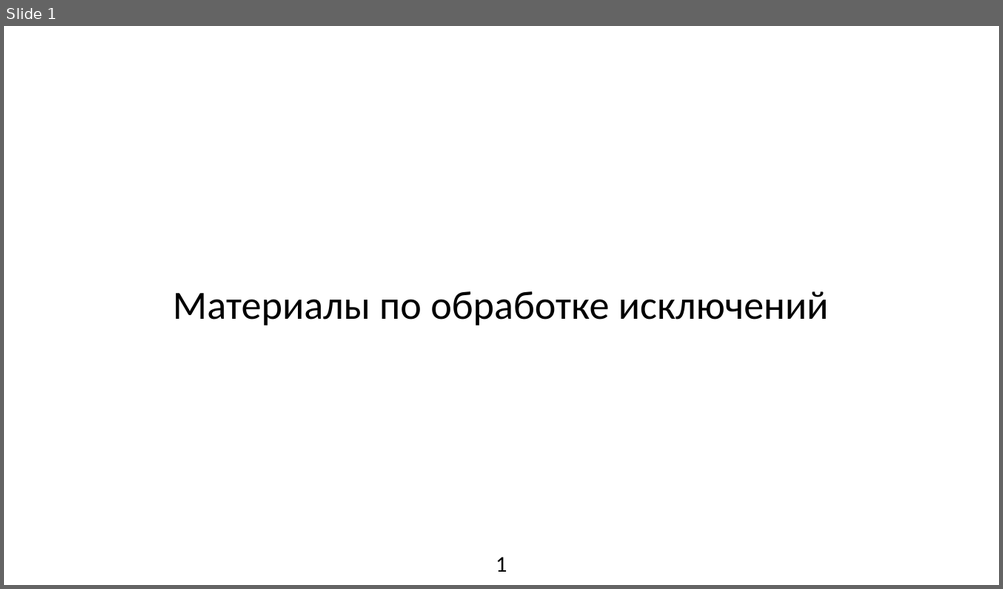
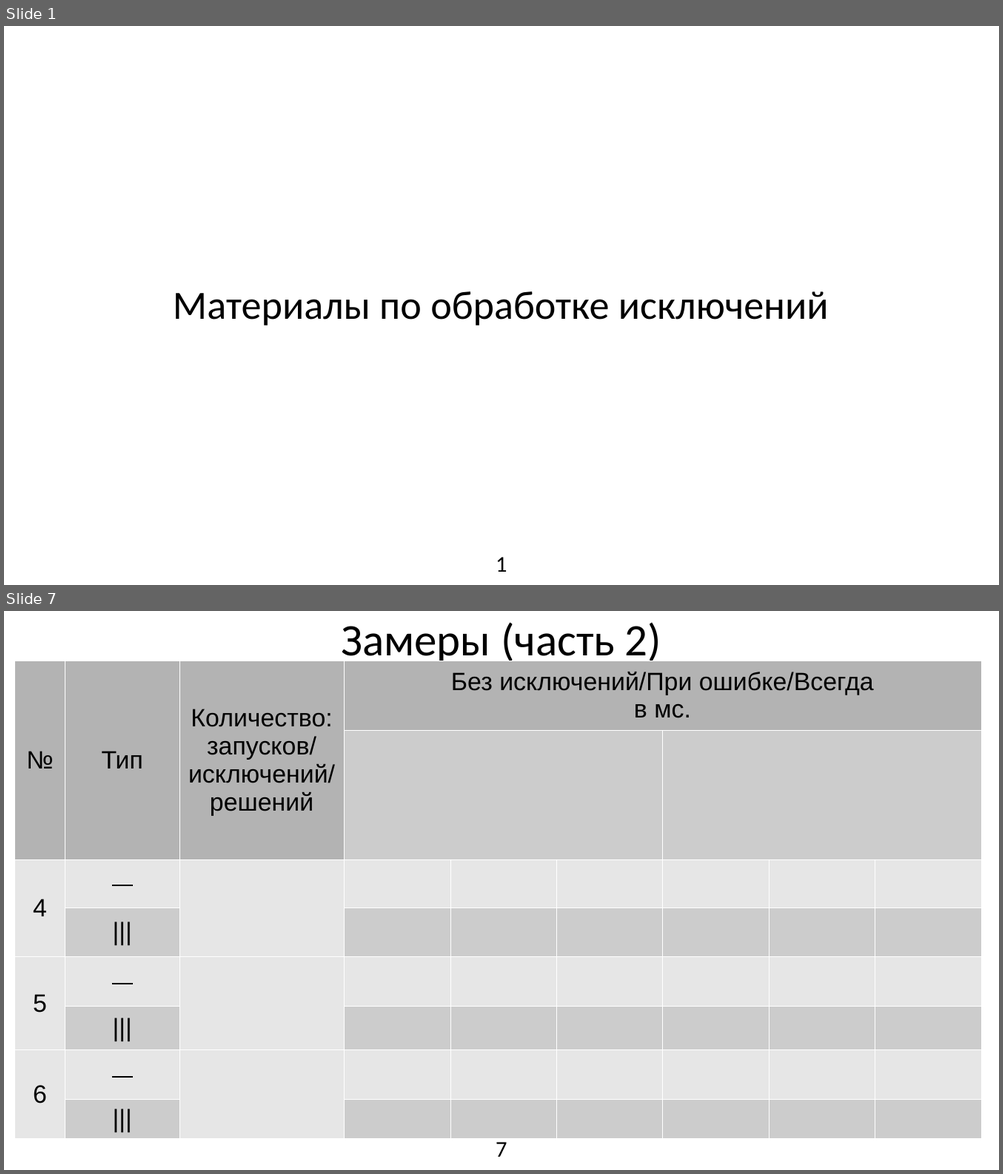
Before and after one commit to Leartiz/exception_research, a slide deck: about/presentation.odp. Shown one above the other, each under a label of ours: slide 1 before the commit, slides 1 and 7 after it; the slides between them are not shown. The pictures are 1003x589 and 1003x1174 pixels, drawn with LibreOffice and Linux fonts; fonts in the diff are those of the drawing. Boxes give left, top, right and bottom in pixels: in the first picture for what was removed or moved away, otherwise in the second. Text is boxed around its words. In the diff, an @@ line names an element or a change of style, - is before the commit and + after.

```diff
--- a/about/presentation.odp
+++ b/about/presentation.odp
@@ slide 7 added at (x1=4, y1=611, x2=999, y2=1170), background #FFFFFF @@
@@ title added at (x1=341, y1=622, x2=661, y2=666), 36 pt, text #000000 @@
+Замеры (часть 2)
@@ table added at (x1=15, y1=661, x2=983, y2=1125), 8 rows, 9 columns @@
+№ | Тип | Количество: / запусков/ / исключений/ / решений | Без исключений/При ошибке/Всегда / в мс. |  |  |  |  | 
+ |  |  |  |  |  |  |  | 
+4 |  |  |  |  |  |  |  | 
+ | ||| |  |  |  |  |  |  | 
+5 |  |  |  |  |  |  |  | 
+ | ||| |  |  |  |  |  |  | 
+6 |  |  |  |  |  |  |  | 
+ | ||| |  |  |  |  |  |  | 
@@ page number added at (x1=495, y1=1138, x2=506, y2=1157), 18 pt, text #000000 @@
+7
```
Also in this commit, not shown: 1 slide changed, 9 other slides added, 2 slides removed, 5 other files.
